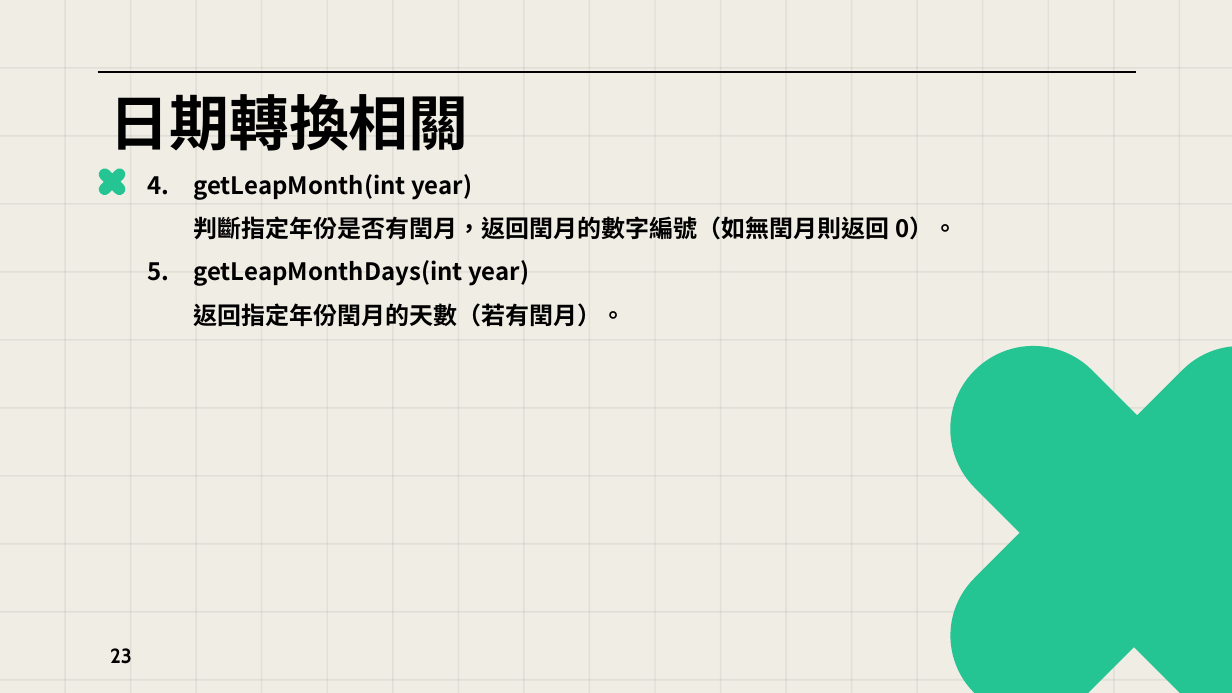
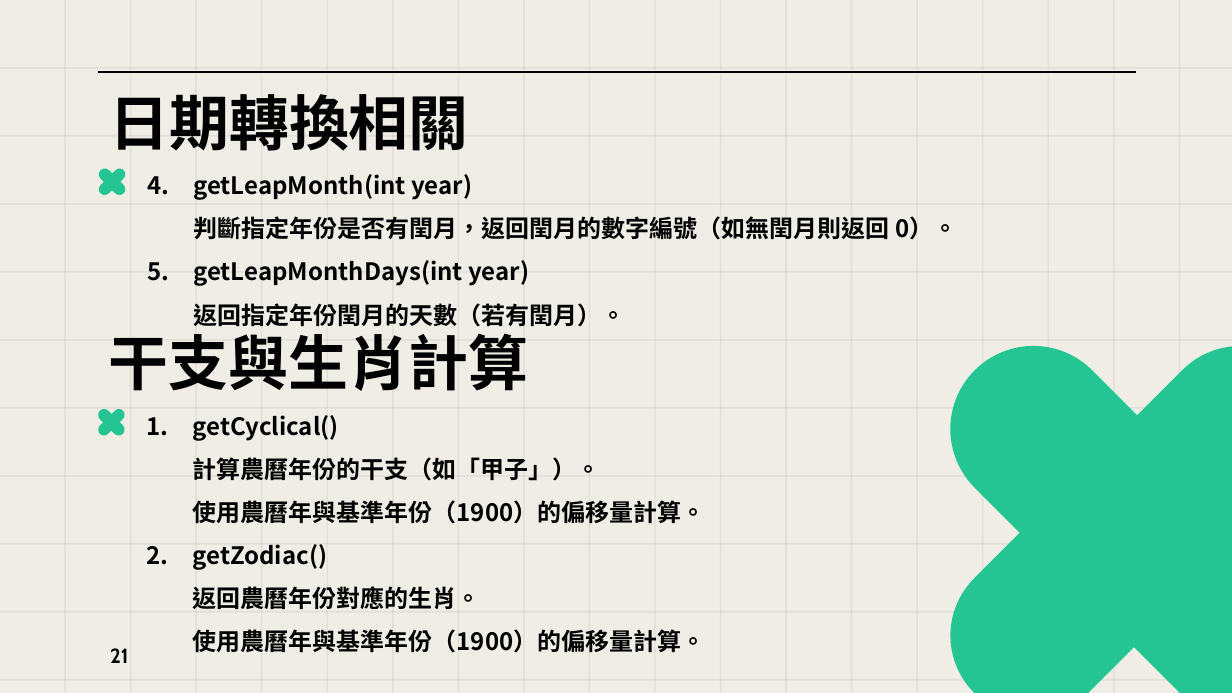
Before and after one commit to bhrtgbrt/Finalproject, a slide deck: slide 21 of 第七組_期末專題報告_日曆.pptx (slide 23 before the commit). Drawn at 1232x693 pixels with LibreOffice and Linux fonts; fonts in the diff are those of the drawing. Boxes give left, top, right and bottom in pixels: in the first picture for what was removed or moved away, otherwise in the second. Text is boxed around its words. In the diff, an @@ line names an element or a change of style, - is before the commit and + after.

```diff
--- a/第七組_期末專題報告_日曆.pptx
+++ b/第七組_期末專題報告_日曆.pptx
@@ text added at (109, 324, 529, 391), 35 pt, text #000000, bold @@
+干支與生肖計算
@@ rounded rectangle added at (95, 406, 128, 439), fill #25C593 @@
@@ rounded rectangle added at (96, 406, 127, 438), fill #25C593 @@
@@ text added at (193, 415, 706, 653), 14 pt, text #000000, bold @@
+1. getCyclical()
+   計算農曆年份的干支（如「甲子」）。
+   使用農曆年與基準年份（1900）的偏移量計算。
+2. getZodiac()
+   返回農曆年份對應的生肖。
+   使用農曆年與基準年份（1900）的偏移量計算。
@@ page number at (110, 648, 128, 663): text changed @@
-23
+21
```
Also in this commit, not shown: 13 other slides changed, 3 slides added, 7 slides removed, 44 other files.
